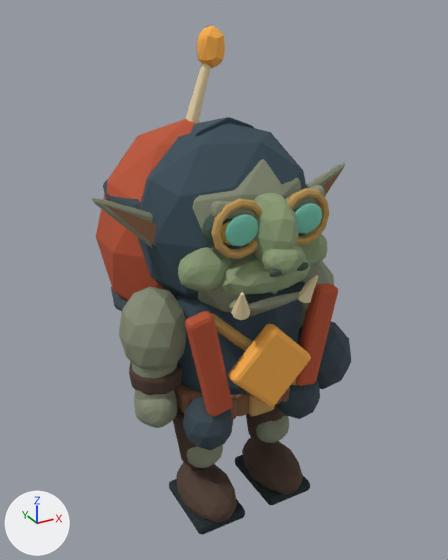
One commit to the Blender file art_source/blender/sapper7.blend: the scene before it, then after it.
Rendered twice from a 50 mm lens placed at (-1.45, -2.52, 2.61), pointed at (0.05, 0.2, 1.25). Every picture has the same lights, and +X, +Y and +Z are marked at lower left. The older version comes first.

In view in the first picture: 'Deltoid.024', 'Deltoid.025', 'HeldBomb.003', 'TailoredTorso.012', 'TrouserLeg.024', 'TrouserLeg.025', 'WaxedHood.003'.
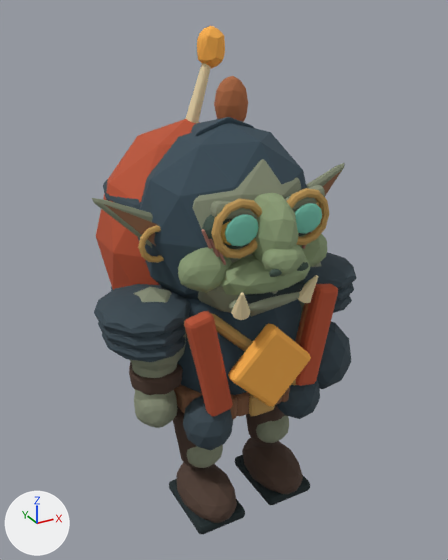
The change, as a list of edits to the scene's bpy script:
```text
Change me_tailoredtorso_025:
    used by ob_tailoredtorso_012; parent = ob_sapper7; location = (0.0, 0.0, 0.0)
    remove me_tailoredtorso_025.from_pydata(...)  # 2586 vertices, 2640 faces; spans x -0.5..0.5, y -0.4..0.99, z 0.55..2.52
    add me_tailoredtorso_025.from_pydata(...)  # 2894 vertices, 2958 faces; spans x -0.5..0.5, y -0.4..0.99, z 0.55..2.52
    me_tailoredtorso_025 part 1: the loose piece of 56 vertices spanning x 0.19..0.41, y -0.34..-0.26, z 0.8..1.36 is copied, and the copy is moved by (-0.01, 0.04, -0.02); it spans x 0.18..0.4, y -0.29..-0.23, z 0.78..1.34
    me_tailoredtorso_025 part 2: a new loose piece of 84 vertices spanning x 0.03..0.21, y 0.18..0.32, z 2.04..2.3, in mat_fort_swarm_vertexpalette_006
    other edits to the shape of me_tailoredtorso_025 do not show in these pictures
Change me_icosphere_1447:
    used by ob_waxedhood_003; parent = ob_head_012; location = (0.0, 0.08, 0.09)
    remove me_icosphere_1447.from_pydata(...)  # 2494 vertices, 2912 faces; spans x -0.692..0.692, y -0.589..0.36, z -0.49..0.51
    add me_icosphere_1447.from_pydata(...)  # 3118 vertices, 3524 faces; spans x -0.692..0.692, y -0.589..0.36, z -0.49..0.51
    me_icosphere_1447 part 3: a new loose piece, a torus around y (ring radius 0.075, tube radius 0.016) spanning x -0.521..-0.339, y -0.136..-0.104, z -0.101..0.081, in mat_fort_swarm_vertexpalette_006
    me_icosphere_1447 part 4: a new loose piece of 56 vertices spanning x -0.253..-0.207, y -0.375..-0.355, z -0.066..0.026, in mat_fort_swarm_vertexpalette_006
    me_icosphere_1447 part 5: a new loose piece of 56 vertices spanning x -0.288..-0.242, y -0.375..-0.355, z -0.021..0.071, in mat_fort_swarm_vertexpalette_006
    me_icosphere_1447 part 6: a new loose piece of 56 vertices spanning x -0.323..-0.277, y -0.375..-0.355, z 0.024..0.116, in mat_fort_swarm_vertexpalette_006
    other edits to the shape of me_icosphere_1447 do not show in these pictures
Add me_icosphere_5046:
    me_icosphere_5046.from_pydata(...)  # 980 vertices, 1152 faces; spans x -0.168..0.268, y -0.249..0.249, z -0.522..0.23
    me_icosphere_5046.materials.append(mat_fort_swarm_vertexpalette_006)
Add me_icosphere_5042:
    me_icosphere_5042.from_pydata(...)  # 980 vertices, 1152 faces; spans x -0.268..0.168, y -0.249..0.249, z -0.522..0.23
    me_icosphere_5042.materials.append(mat_fort_swarm_vertexpalette_006)
Remove ob_deltoid_024:
    ob_deltoid_024 = bpy.data.objects.new('Deltoid.024', me_icosphere_1466)
    ob_deltoid_024.parent = ob_arml_015
    ob_deltoid_024.location = (0.0, 0.0, -0.1)
Remove ob_deltoid_025:
    ob_deltoid_025 = bpy.data.objects.new('Deltoid.025', me_icosphere_1470)
    ob_deltoid_025.parent = ob_armr_015
    ob_deltoid_025.location = (0.0, 0.0, -0.1)
Add ob_deltoid_069:
    ob_deltoid_069 = bpy.data.objects.new('Deltoid.069', me_icosphere_5046)
    ob_deltoid_069.parent = ob_armr_015
    ob_deltoid_069.location = (0.0, 0.0, -0.1)
Add ob_deltoid_068:
    ob_deltoid_068 = bpy.data.objects.new('Deltoid.068', me_icosphere_5042)
    ob_deltoid_068.parent = ob_arml_015
    ob_deltoid_068.location = (0.0, 0.0, -0.1)
```

What differs and where, as boxes [x1, y1, x2, y2] in the pictures (448 x 560 px):
'Deltoid.068', added: after [94, 284, 191, 428]
'Deltoid.024', deleted: before [119, 287, 186, 428]
'Deltoid.069', added: after [298, 252, 356, 319]
'Deltoid.025', deleted: before [298, 261, 334, 329]
part 1 of me_tailoredtorso_025, added (mostly hidden): after [295, 303, 309, 345]
part 2 of me_tailoredtorso_025, added (brown): after [214, 76, 248, 122]
part 3 of me_icosphere_1447, added: after [138, 225, 164, 263]
part 4 of me_icosphere_1447, added: after [217, 250, 226, 265]
part 5 of me_icosphere_1447, added: after [209, 239, 219, 257]
part 6 of me_icosphere_1447, added: after [201, 229, 212, 249]
